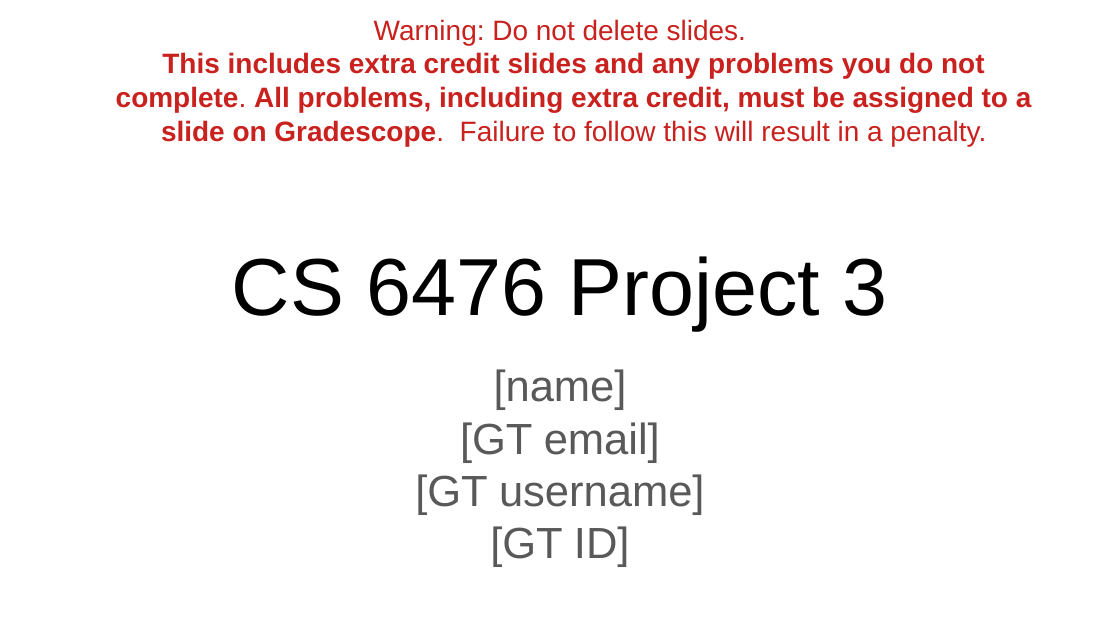
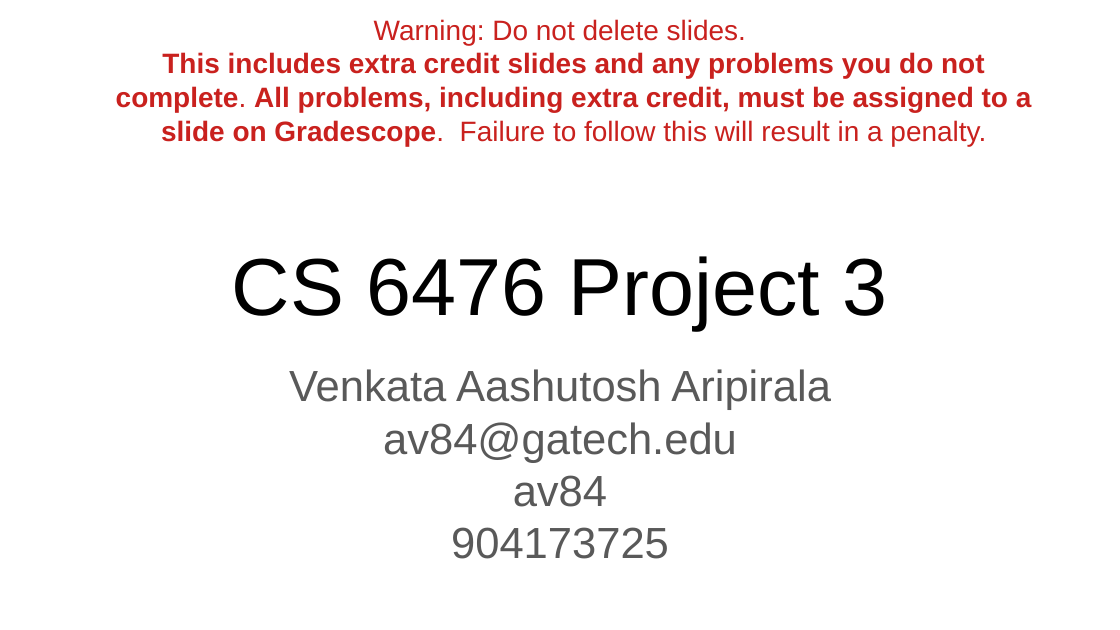
Before and after one commit to aashutoshav/Computer-Vision-Project-3, a slide deck: slide 1 of docs/proj3_report.pptx. Drawn at 1120x630 pixels with LibreOffice and Linux fonts; fonts in the diff are those of the drawing. Boxes give left, top, right and bottom in pixels: in the first picture for what was removed or moved away, otherwise in the second. Text is boxed around its words. In the diff, an @@ line names an element or a change of style, - is before the commit and + after.

```diff
--- a/docs/proj3_report.pptx
+++ b/docs/proj3_report.pptx
@@ subtitle at <box>289,369,831,559</box>: text changed @@
-[name]
-[GT email]
-[GT username]
-[GT ID]
+Venkata Aashutosh Aripirala
+av84@gatech.edu
+av84
+904173725
```
Also in this commit, not shown: 11 other slides changed, 2 slides added, 2 slides removed, 2 other files.
